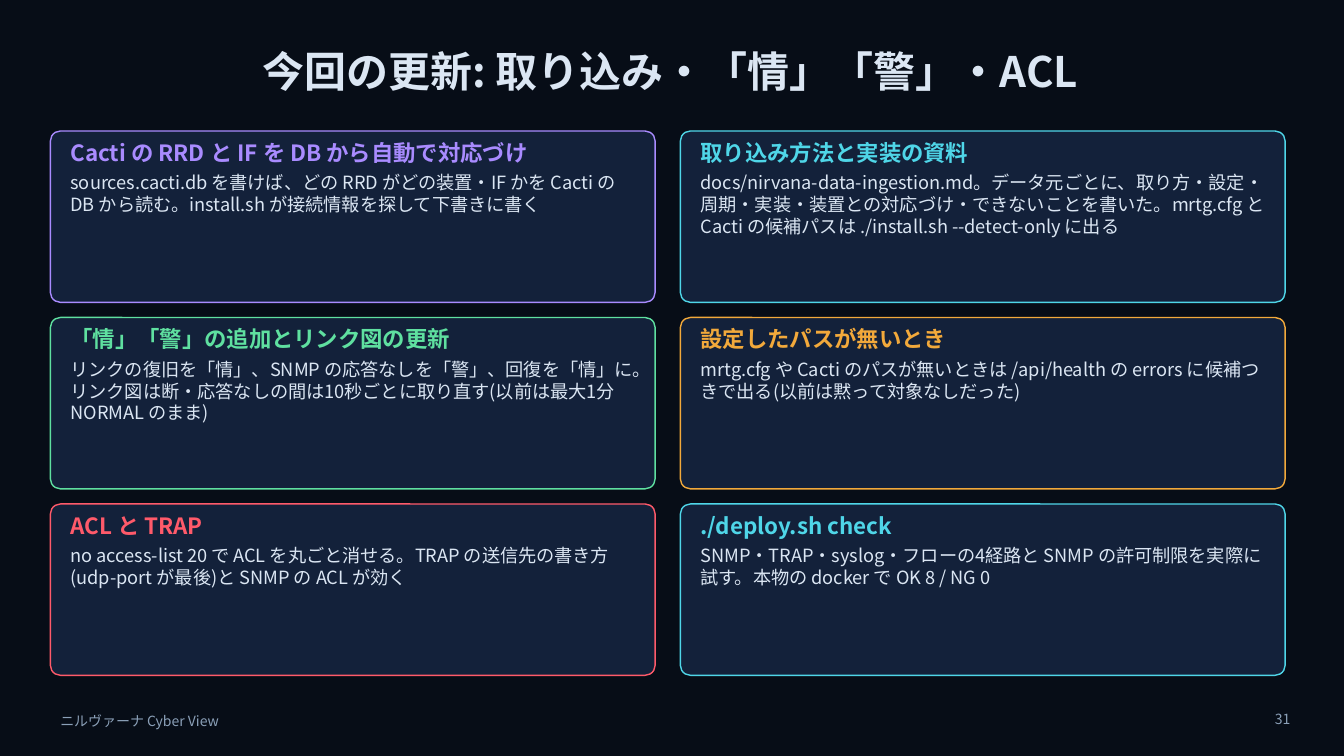
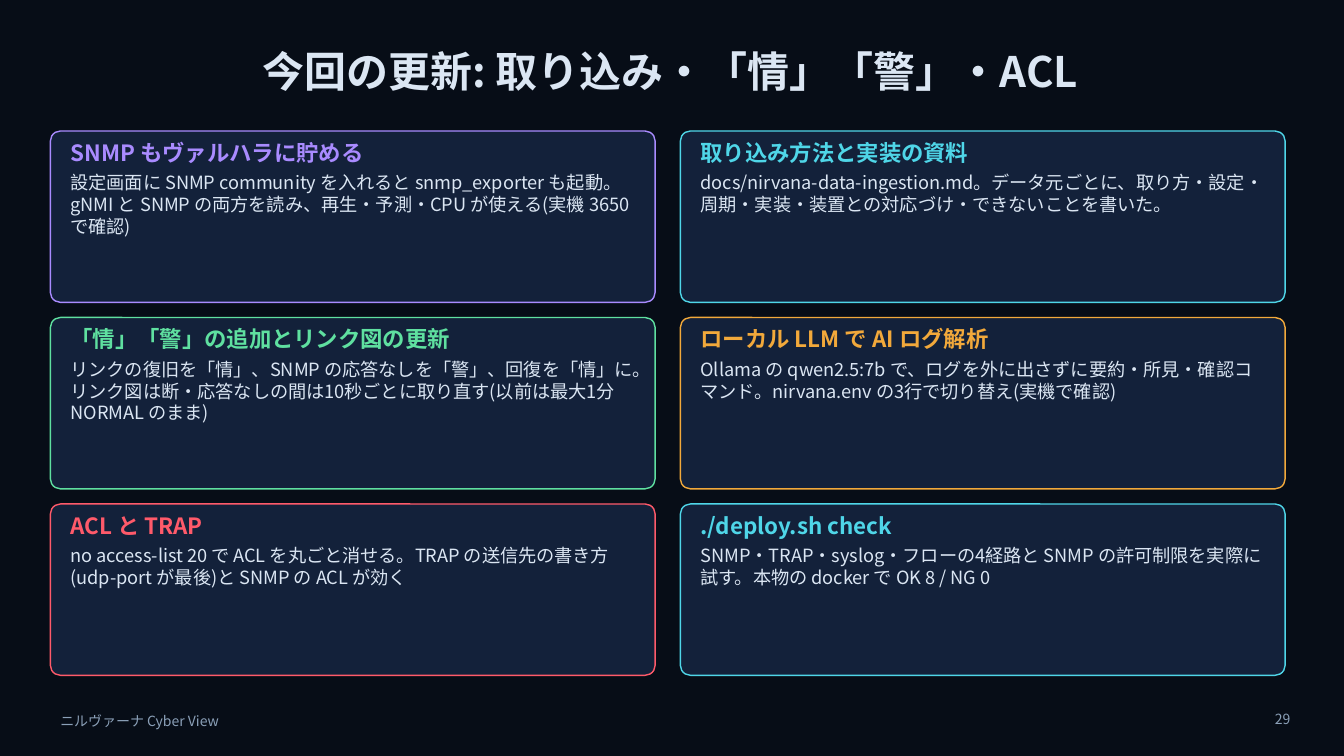
Before and after one commit to w-index-m/nirvana-lab, a slide deck: slide 29 of docs/nirvana-introduction-v2.pptx (slide 31 before the commit). Drawn at 1344x756 pixels with LibreOffice and Linux fonts; fonts in the diff are those of the drawing; background and template pictures are left out. Boxes give left, top, right and bottom in pixels: in the first picture for what was removed or moved away, otherwise in the second. Text is boxed around its words. In the diff, an @@ line names an element or a change of style, - is before the commit and + after.

```diff
--- a/docs/nirvana-introduction-v2.pptx
+++ b/docs/nirvana-introduction-v2.pptx
@@ text at [71, 142, 629, 237]: text changed @@
-Cacti の RRD と IF を DB から自動で対応づけ
-sources.cacti.db を書けば、どの RRD がどの装置・IF かを Cacti の DB から読む。install.sh が接続情報を探して下書きに書く
+SNMP もヴァルハラに貯める
+設定画面に SNMP community を入れると snmp_exporter も起動。gNMI と SNMP の両方を読み、再生・予測・CPU が使える(実機 3650 で確認)
@@ text at [701, 173, 1264, 213]: text changed @@
-docs/nirvana-data-ingestion.md。データ元ごとに、取り方・設定・周期・実装・装置との対応づけ・できないことを書いた。mrtg.cfg と Cacti の候補パスは ./install.sh --detect-only に出る
+docs/nirvana-data-ingestion.md。データ元ごとに、取り方・設定・周期・実装・装置との対応づけ・できないことを書いた。
@@ text at [701, 328, 1252, 402]: text changed @@
-設定したパスが無いとき
-mrtg.cfg や Cacti のパスが無いときは /api/health の errors に候補つきで出る(以前は黙って対象なしだった)
+ローカル LLM で AI ログ解析
+Ollama の qwen2.5:7b で、ログを外に出さずに要約・所見・確認コマンド。nirvana.env の3行で切り替え(実機で確認)
@@ page number at [1275, 713, 1291, 724]: text changed @@
-31
+29
```
Also in this commit, not shown: 5 other slides changed, 2 slides removed, 3 other files.
